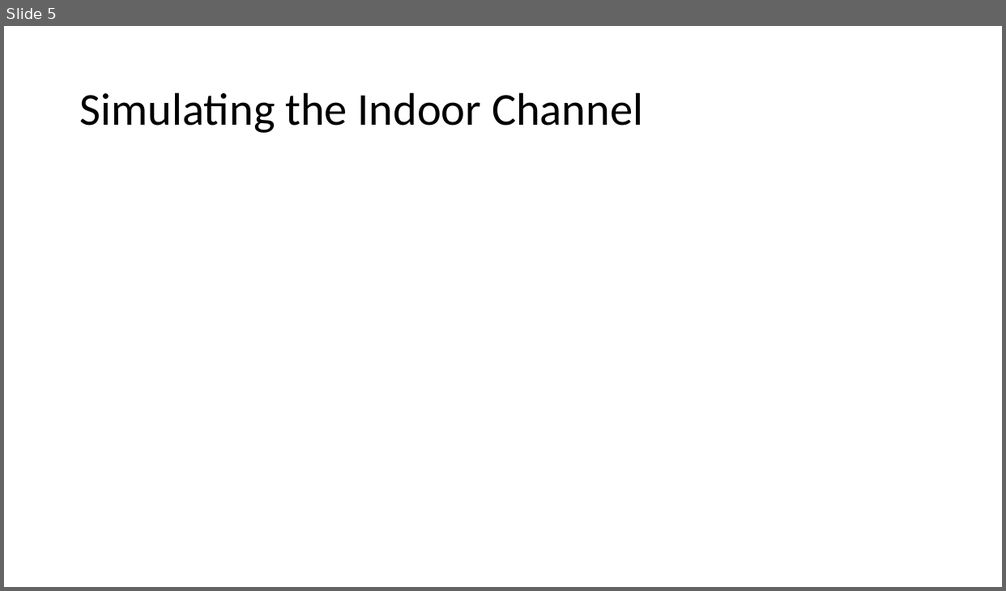
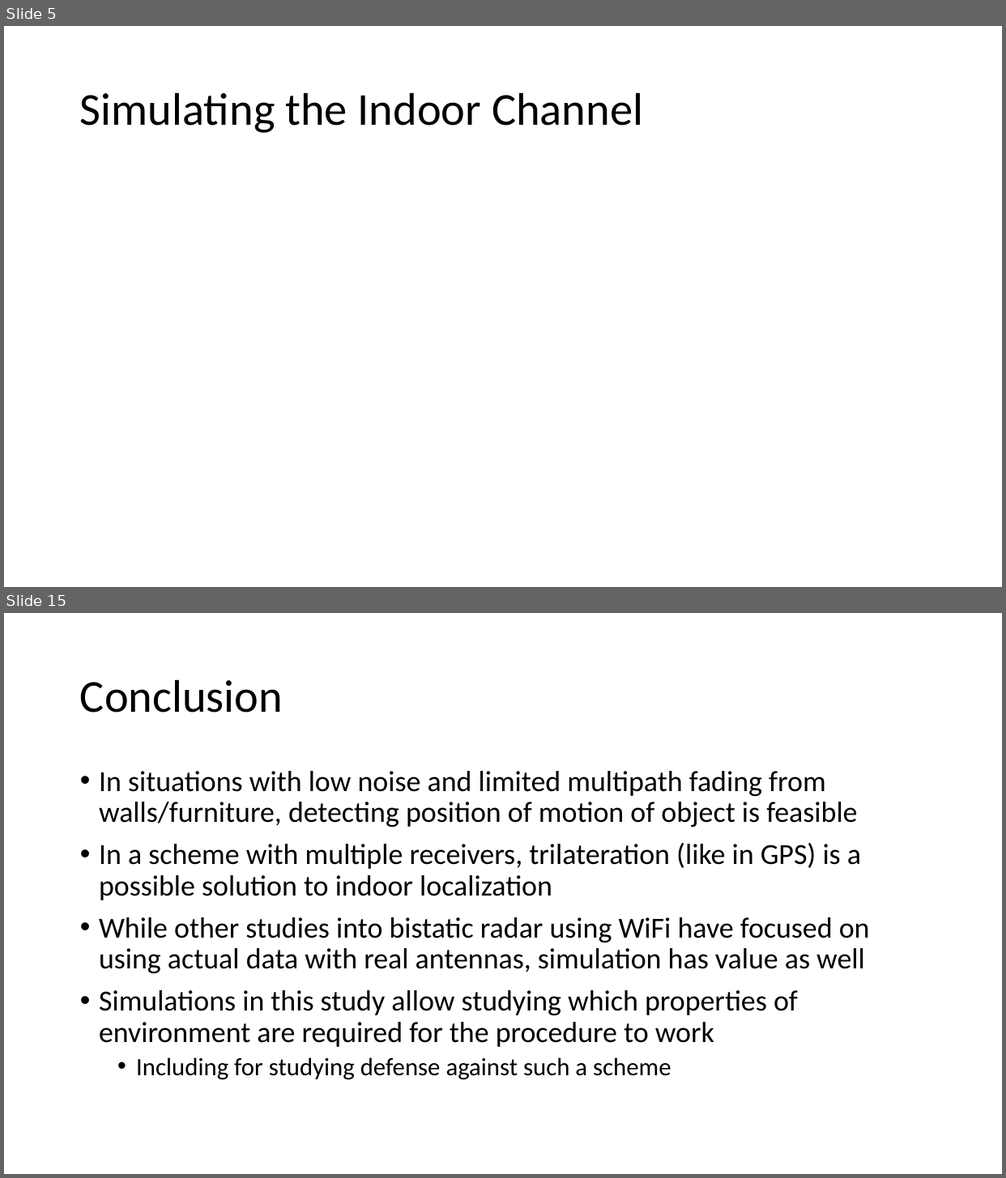
Before and after one commit to USRPMAN/wifi-radar, a slide deck: presentation.pptx. Shown one above the other, each under a label of ours: slide 5 before the commit, slides 5 and 15 after it; the slides between them are not shown. The pictures are 1006x591 and 1006x1178 pixels, drawn with LibreOffice and Linux fonts; fonts in the diff are those of the drawing; grey boxes stand for pictures. Boxes give left, top, right and bottom in pixels: in the first picture for what was removed or moved away, otherwise in the second. Text is boxed around its words. In the diff, an @@ line names an element or a change of style, - is before the commit and + after.

```diff
--- a/presentation.pptx
+++ b/presentation.pptx
@@ slide 15 added at (x1=4, y1=613, x2=1002, y2=1174), background #FFFFFF @@
@@ title added at (x1=80, y1=679, x2=283, y2=713), 44 pt, text #000000 @@
+Conclusion
@@ text added at (x1=99, y1=771, x2=870, y2=1080), 28 pt, text #000000 @@
+• In situations with low noise and limited multipath fading from walls/furniture, detecting position of motion of object is feasible
+• In a scheme with multiple receivers, trilateration (like in GPS) is a possible solution to indoor localization
+• While other studies into bistatic radar using WiFi have focused on using actual data with real antennas, simulation has value as well
+• Simulations in this study allow studying which properties of environment are required for the procedure to work
+  • Including for studying defense against such a scheme
```
Also in this commit, not shown: 4 slides changed, 7 other slides added, 1 slide removed.
